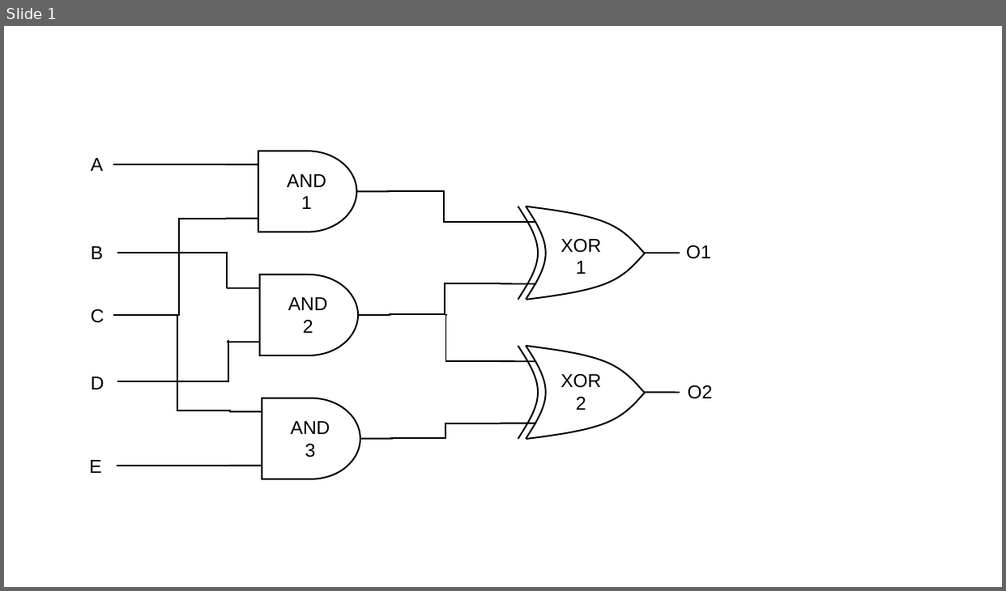
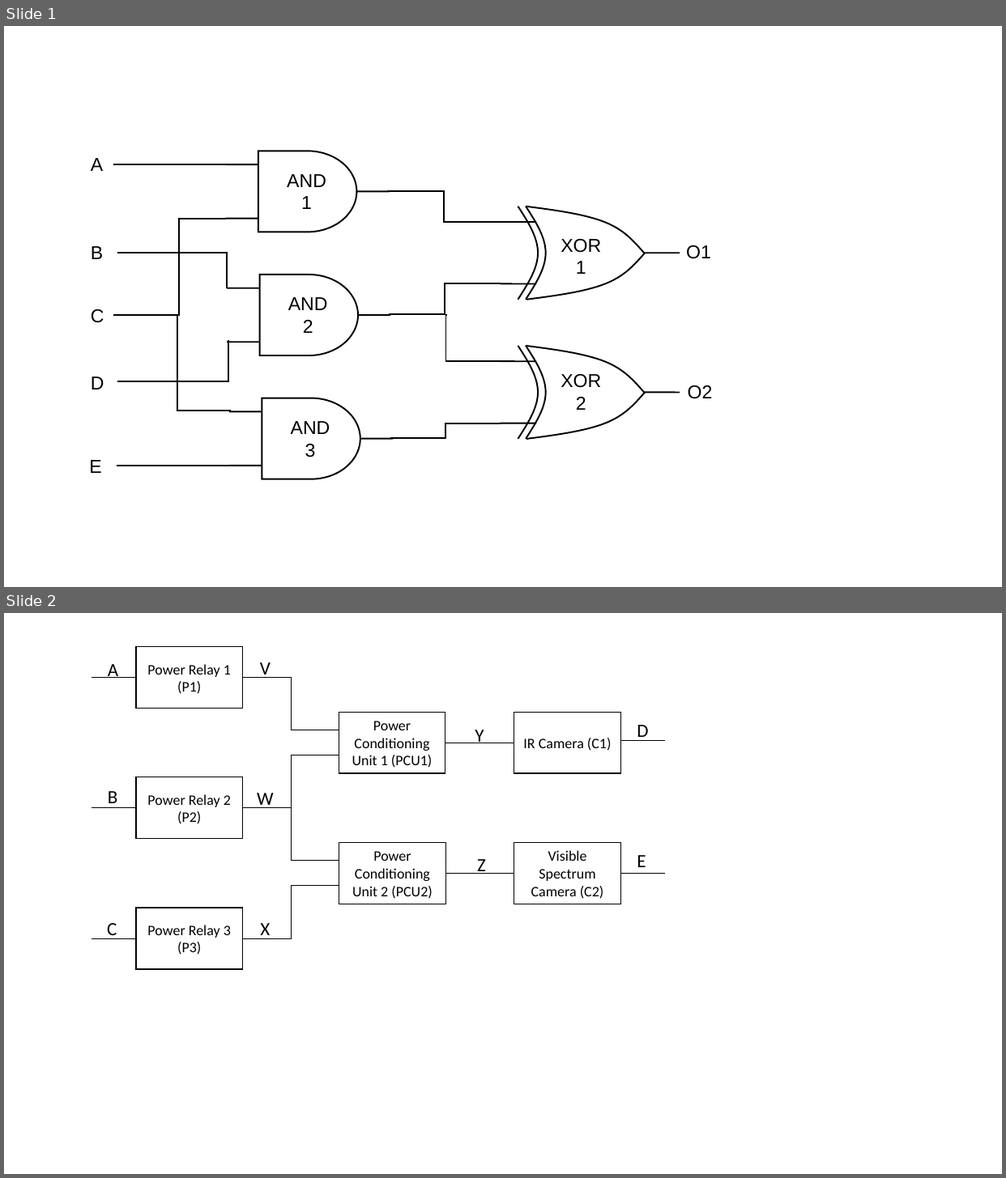
Before and after one commit to trstuart08/PADM_Project, a slide deck: Logic_Gate.pptx. Shown one above the other, each under a label of ours: slide 1 before the commit, slides 1 and 2 after it. The pictures are 1006x591 and 1006x1178 pixels, drawn with LibreOffice and Linux fonts; fonts in the diff are those of the drawing. Boxes give left, top, right and bottom in pixels: in the first picture for what was removed or moved away, otherwise in the second. Text is boxed around its words. In the diff, an @@ line names an element or a change of style, - is before the commit and + after.

```diff
--- a/Logic_Gate.pptx
+++ b/Logic_Gate.pptx
@@ slide 2 added at <box>4,613,1002,1174</box>, background #FFFFFF @@
@@ group added at <box>91,647,665,969</box>: 10 texts, 7 rectangles, 7 lines, 4 elbow lines @@
+Power Relay 1 (P1)
+Power Relay 2 (P2)
+Power Relay 3 (P3)
+Power Conditioning Unit 1 (PCU1)
+Power Conditioning Unit 2 (PCU2)
+IR Camera (C1)
+Visible Spectrum Camera (C2)
+A
+B
+C
+D
+E
+V
+W
+X
+Y
+Z
```
Also in this commit, not shown: 4 other files.
